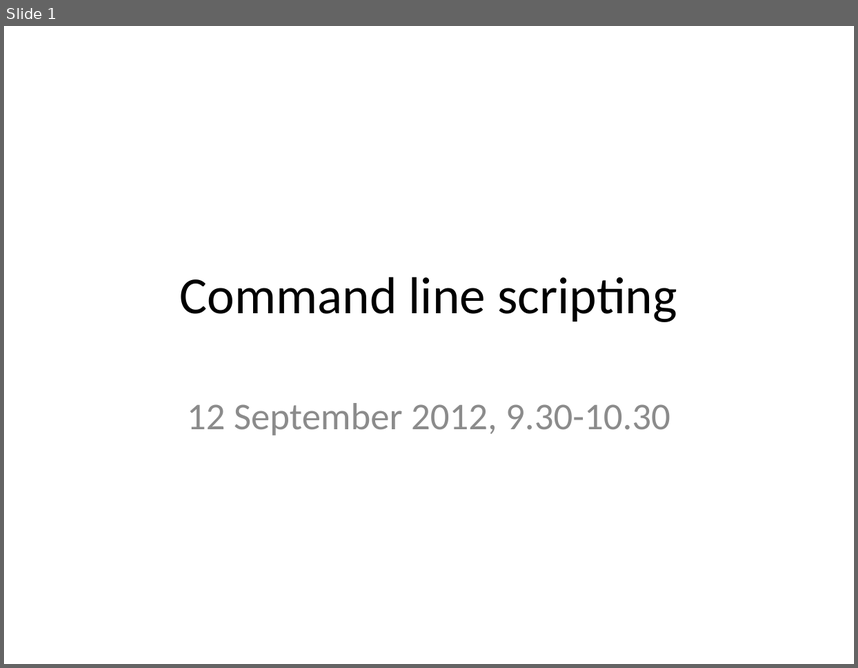
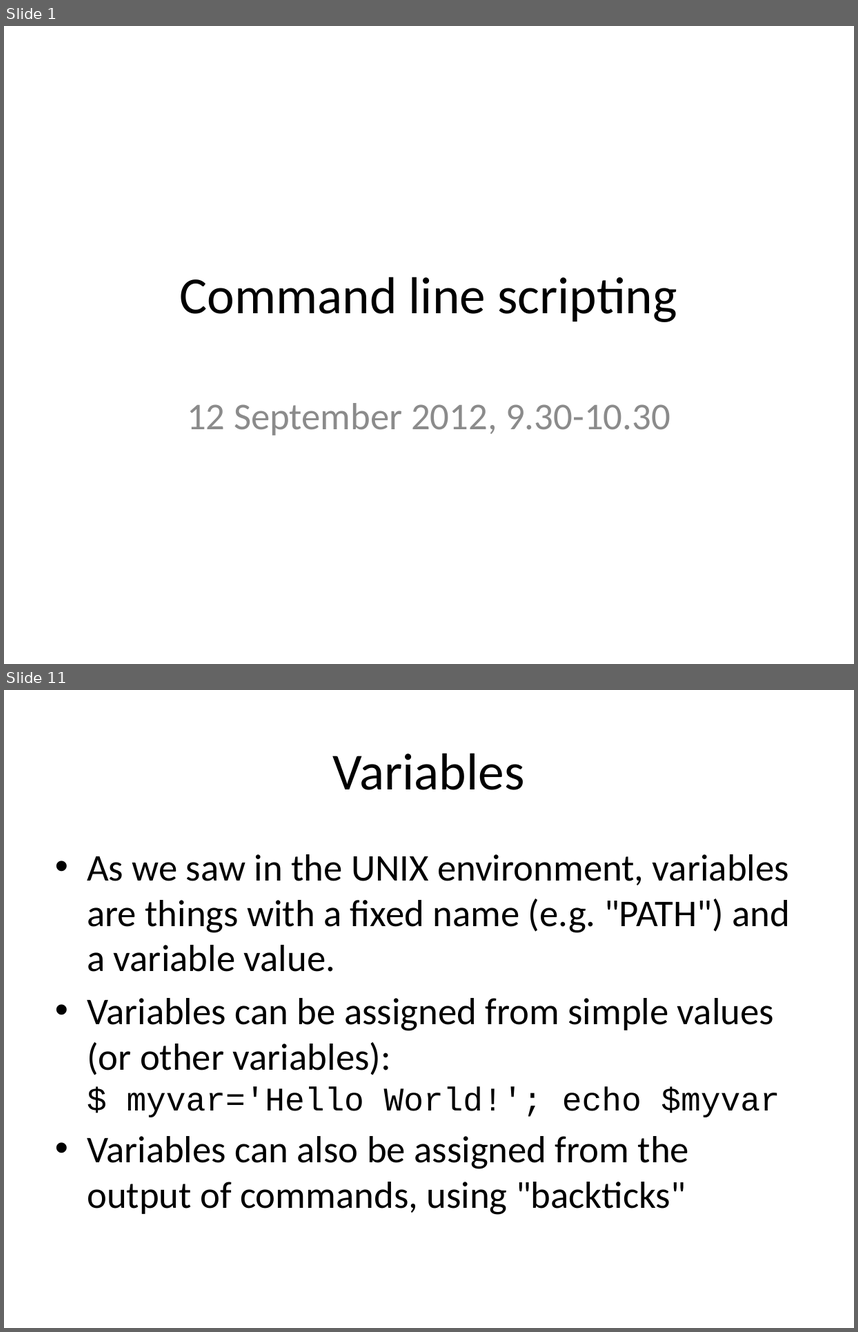
Before and after one commit to rvosa/ngs-workflows, a slide deck: doc/slides/day2/session1/CLIScripting.pptx. Shown one above the other, each under a label of ours: slide 1 before the commit, slides 1 and 11 after it; the slides between them are not shown. The pictures are 858x668 and 858x1332 pixels, drawn with LibreOffice and Linux fonts; fonts in the diff are those of the drawing. Boxes give left, top, right and bottom in pixels: in the first picture for what was removed or moved away, otherwise in the second. Text is boxed around its words. In the diff, an @@ line names an element or a change of style, - is before the commit and + after.

```diff
--- a/doc/slides/day2/session1/CLIScripting.pptx
+++ b/doc/slides/day2/session1/CLIScripting.pptx
@@ slide 11 added at (4, 690, 854, 1328), background #FFFFFF @@
@@ title added at (333, 753, 525, 790), 44 pt, text #000000 @@
+Variables
@@ text added at (87, 854, 790, 1214), 32 pt, text #000000 @@
+• As we saw in the UNIX environment, variables are things with a fixed name (e.g. "PATH") and a variable value.
+• Variables can be assigned from simple values (or other variables):
+  $ myvar='Hello World!'; echo $myvar
+• Variables can also be assigned from the output of commands, using "backticks"
```
Also in this commit, not shown: 5 slides changed, 9 other slides added, 7 slides removed.
